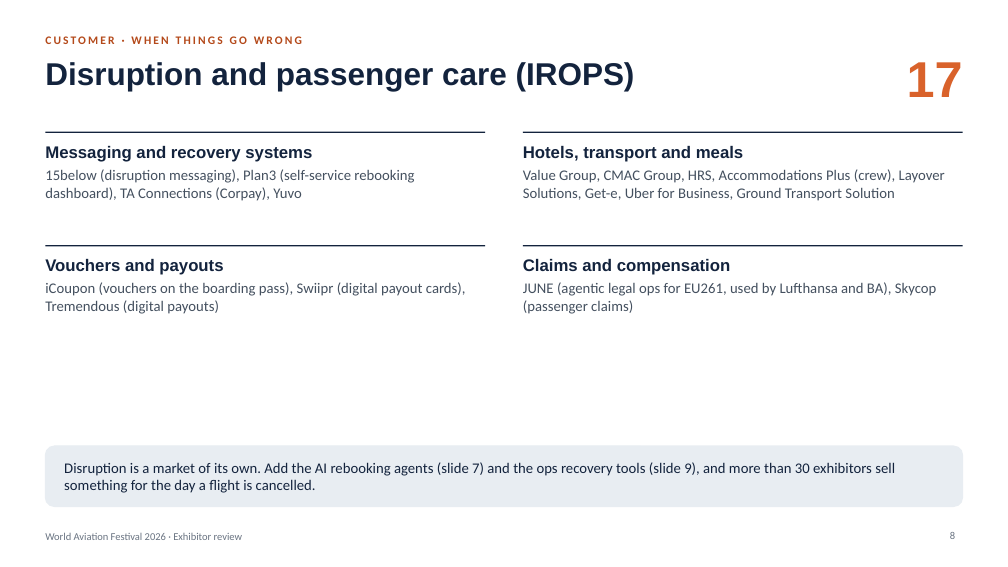
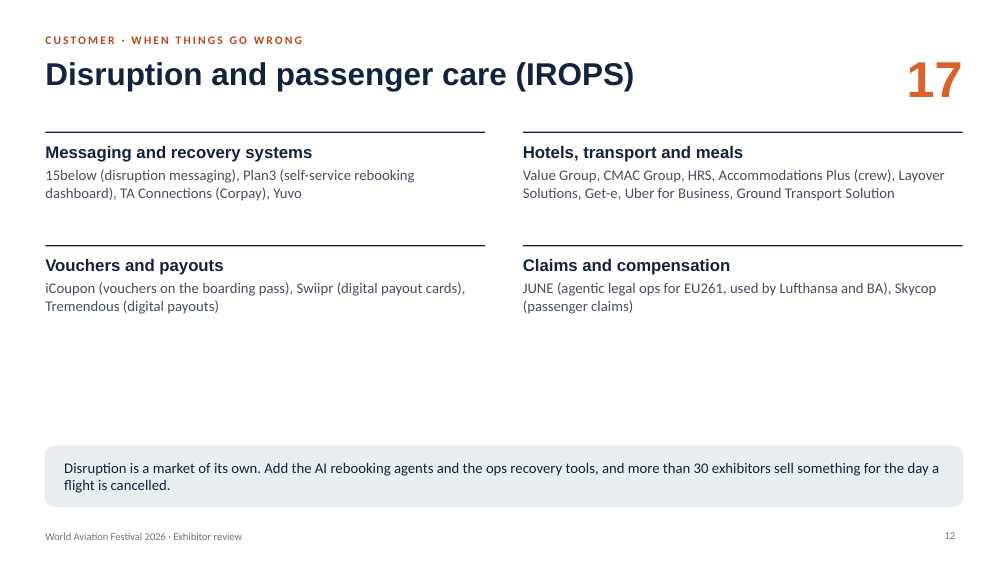
Before and after one commit to aircodex-git/AIRCDX, a slide deck: slide 12 of waf/WAF_2026_Exhibitors.pptx (slide 8 before the commit). Drawn at 1008x567 pixels with LibreOffice and Linux fonts; fonts in the diff are those of the drawing. Boxes give left, top, right and bottom in pixels: in the first picture for what was removed or moved away, otherwise in the second. Text is boxed around its words. In the diff, an @@ line names an element or a change of style, - is before the commit and + after.

```diff
--- a/waf/WAF_2026_Exhibitors.pptx
+++ b/waf/WAF_2026_Exhibitors.pptx
@@ text at bbox=[64, 462, 939, 493]: text changed @@
-Disruption is a market of its own. Add the AI rebooking agents (slide 7) and the ops recovery tools (slide 9), and more than 30 exhibitors sell something for the day a flight is cancelled.
+Disruption is a market of its own. Add the AI rebooking agents and the ops recovery tools, and more than 30 exhibitors sell something for the day a flight is cancelled.
@@ page number at bbox=[945, 532, 956, 539]: text changed @@
-8
+12
```
Also in this commit, not shown: 4 slides added.
